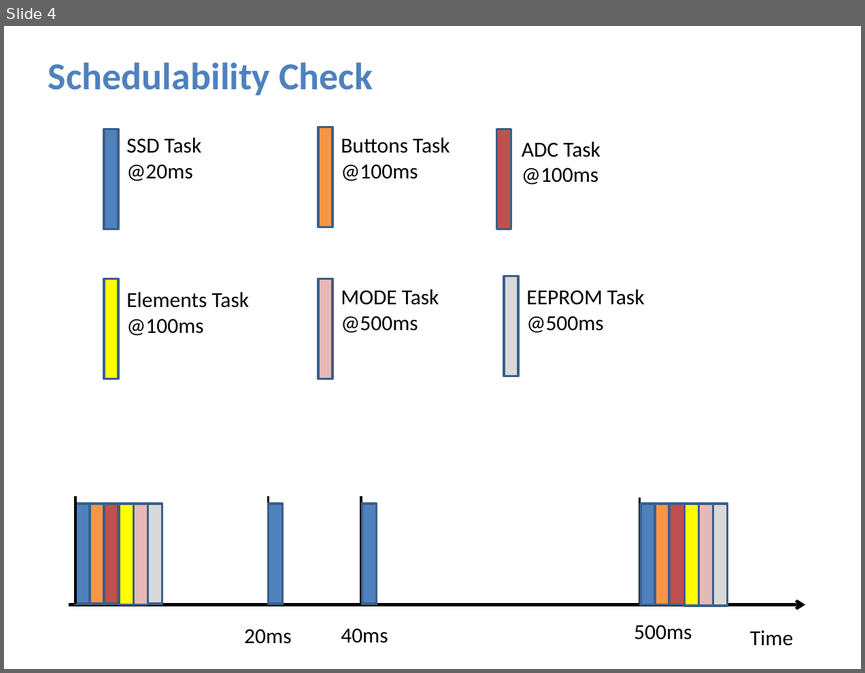
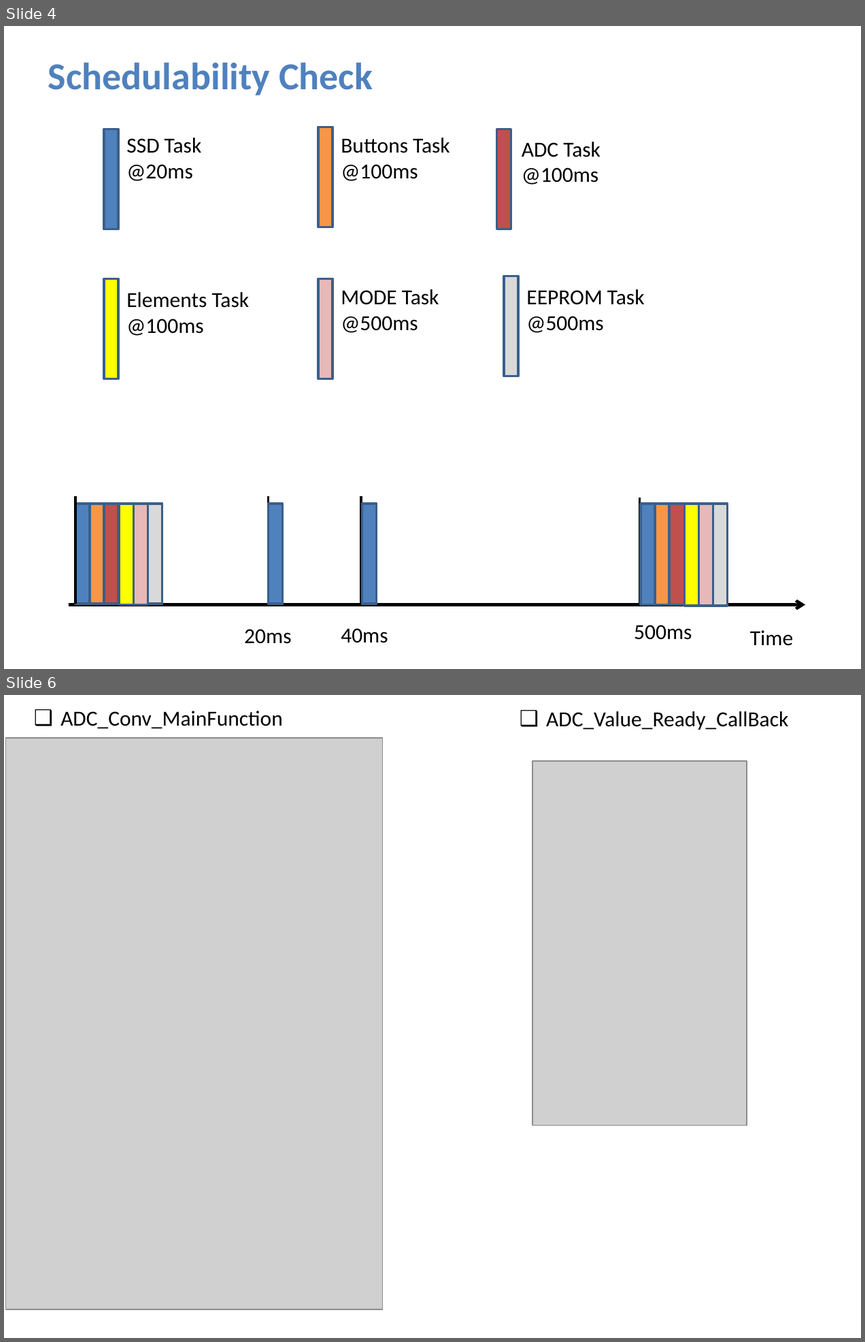
Before and after one commit to Abdelaziz-Sayed-Mohamed/water_heater, a slide deck: WaterHeater.pptx. Shown one above the other, each under a label of ours: slide 4 before the commit, slides 4 and 6 after it; the slides between them are not shown. The pictures are 865x673 and 865x1342 pixels, drawn with LibreOffice and Linux fonts; fonts in the diff are those of the drawing; grey boxes stand for pictures. Boxes give left, top, right and bottom in pixels: in the first picture for what was removed or moved away, otherwise in the second. Text is boxed around its words. In the diff, an @@ line names an element or a change of style, - is before the commit and + after.

```diff
--- a/WaterHeater.pptx
+++ b/WaterHeater.pptx
@@ slide 6 added at bbox=[4, 695, 861, 1338], background #FFFFFF @@
@@ text added at bbox=[60, 711, 283, 729], 18 pt, text #000000 @@
+  ❑ ADC_Conv_MainFunction
@@ text added at bbox=[546, 711, 788, 730], 18 pt, text #000000 @@
+  ❑ ADC_Value_Ready_CallBack
@@ picture added at bbox=[6, 738, 383, 1309] @@
@@ picture added at bbox=[532, 761, 747, 1125] @@
```
Also in this commit, not shown: 1 slide changed, 3 other slides added, 5 other files.
